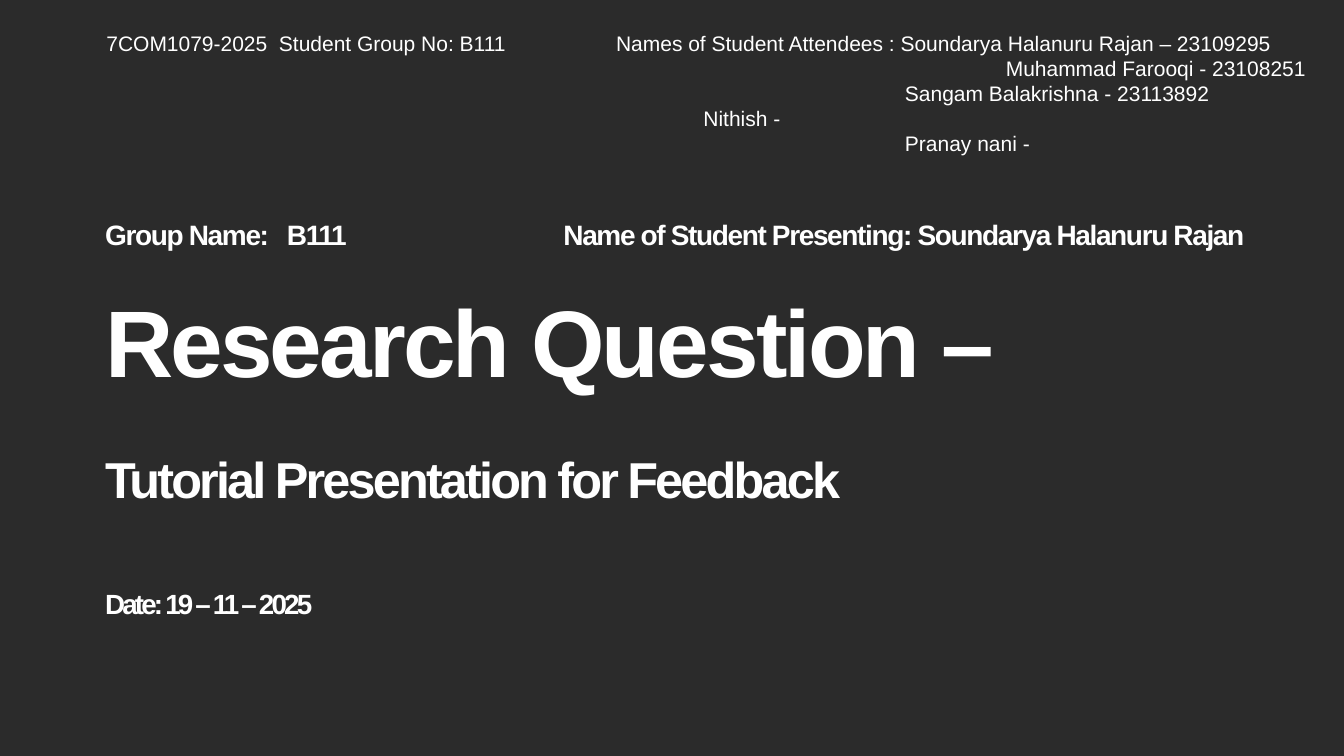
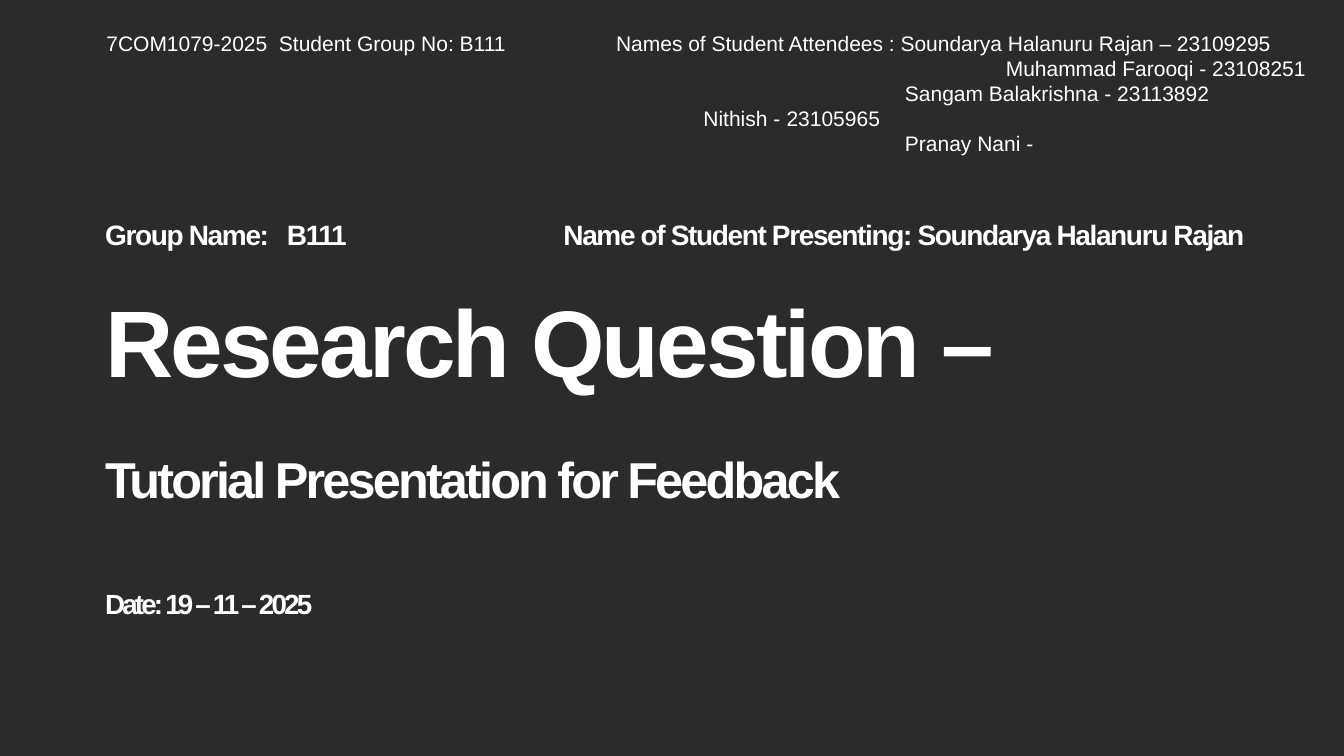
Before and after one commit to Soundarya-Halanuru-Rajan/B111-TeamReseearch, a slide deck: slide 1 of presentation.pptx. Drawn at 1344x756 pixels with LibreOffice and Linux fonts; fonts in the diff are those of the drawing; background and template pictures are left out; a plain dark background stands for a picture behind light text. Boxes give left, top, right and bottom in pixels: in the first picture for what was removed or moved away, otherwise in the second. Text is boxed around its words. In the diff, an @@ line names an element or a change of style, - is before the commit and + after.

```diff
--- a/presentation.pptx
+++ b/presentation.pptx
@@ text at box(703, 85, 1209, 156): text changed @@
-Sangam Balakrishna - 23113892 Nithish -
-Pranay nani -
+Sangam Balakrishna - 23113892 Nithish - 23105965
+Pranay Nani -
```
Also in this commit, not shown: 6 other slides changed.
